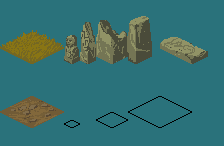
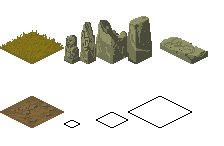
Revision of a layered (224, 146) image; what changed, layer by layer:
hid "Background" over [0,0,224,146]
